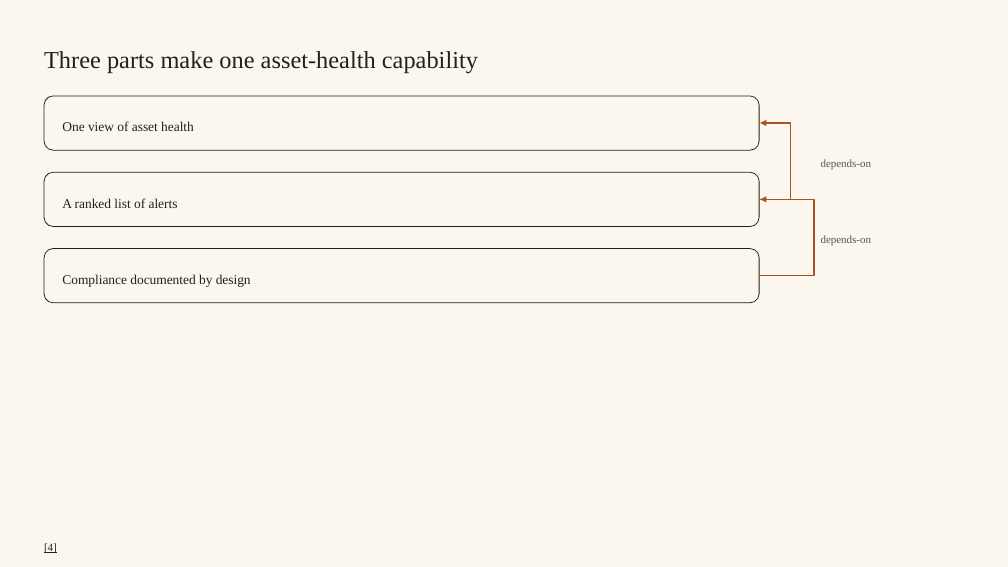
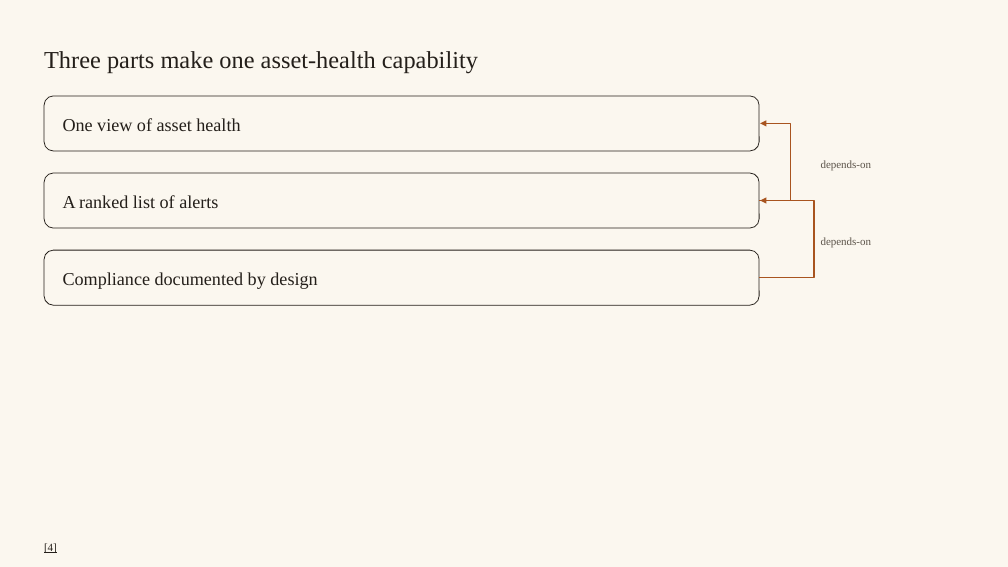
Before and after one commit to cogni-work/insight-wave, a slide deck: slide 5 of cogni-publishing/docs/design-verify-proof/editorial/pptx/deck.pptx. Drawn at 1008x567 pixels with LibreOffice and Linux fonts; fonts in the diff are those of the drawing. Boxes give left, top, right and bottom in pixels: in the first picture for what was removed or moved away, otherwise in the second. Text is boxed around its words. In the diff, an @@ line names an element or a change of style, - is before the commit and + after.

```diff
--- a/cogni-publishing/docs/design-verify-proof/editorial/pptx/deck.pptx
+++ b/cogni-publishing/docs/design-verify-proof/editorial/pptx/deck.pptx
@@ elbow arrow (759, 200) - (761, 123): route changed @@
@@ elbow arrow (759, 278) - (761, 200): route changed @@
@@ size 12.8 to 17.2 pt; line spacing 21.7pt to 22.4pt in 3 elements at [44,96,759,151], [44,173,759,228], [44,250,759,306] @@
```
Also in this commit, not shown: 1 other slide changed, 41 other files.
